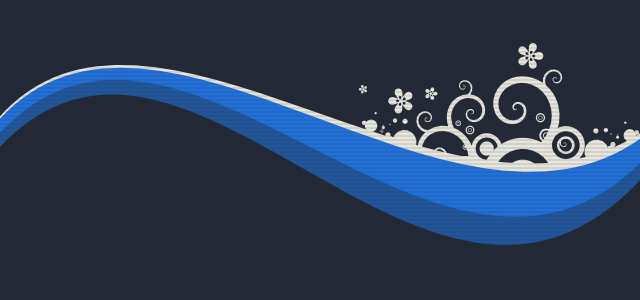
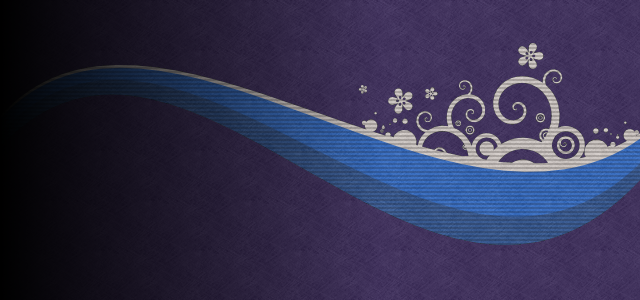
Revision of a layered 640×300 image; what changed, layer by layer:
added layer "Shadow#2" above "Color#2" over (0, 0, 379, 300)
"Color#2": opacity 15% → 10%, moved it above "Color#1", painted on it over (0, 0, 640, 300)
removed layer "Pattern" (was 10%) over (0, 0, 640, 300)
painted on "Color#1" over (0, 0, 640, 300)
added layer "Shadow#1" (15%) above "Pattern (Stripes)" over (0, 0, 640, 300)
added layer "Pattern (Stripes)" (20%) above "Pattern (Paper)" over (0, 43, 640, 245)
added layer "Pattern (Paper)" (30%) above "Background" over (0, 0, 640, 300)
